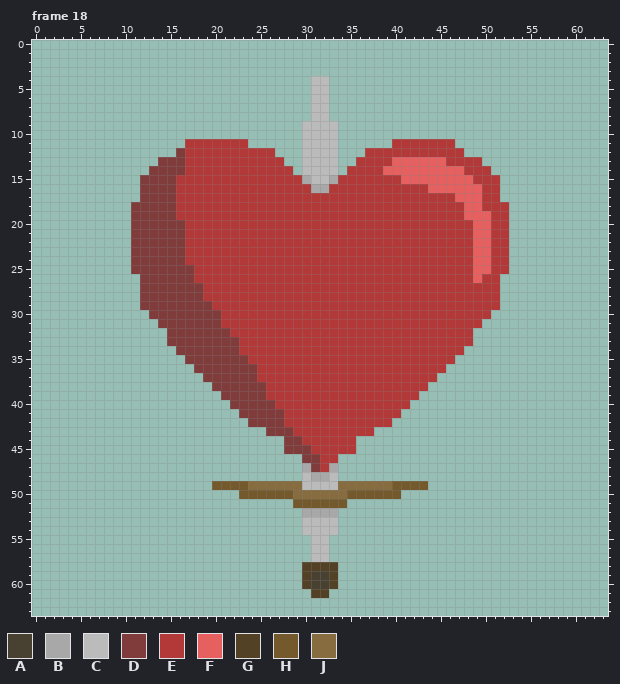
File history of a pixel-art file, Sprites/Items/items.aseprite. That is the earlier state.
64x64 pixels, 27 frames. Colours within 5 levels of each other are drawn and written as one. Shown: frame 18. The commit also changed other frames, which this record leaves out.
Visible layers, top first: "ItemsNew", "Items", "Extra".
Palette (. is transparent): A #484031  B #a8a8a8  C #bbbbbb  D #803b3b  E #b33939  F #e66060  G #524125  H #73592b  J #866c3e
Pixels before, frame 18, first column x 11:
 4 ....................CC....................
 5 ....................CC....................
 6 ....................CC....................
 7 ....................CC....................
 8 ....................CC....................
 9 ...................CCCC...................
10 ...................CCCC...................
11 ......EEEEEEE......CCCC......EEEEEEE......
12 .....DEEEEEEEEEE...CCCC...EEEEEEEEEEE.....
13 ...DDDEEEEEEEEEEE..CCCC..EEEEFFFFFFEEEE...
14 ..DDDDEEEEEEEEEEEE.CCCC.EEEEFFFFFFFFFEEE..
15 .DDDDEEEEEEEEEEEEEEBCCBEEEEEEEFFFFFFFFEEE.
16 .DDDDEEEEEEEEEEEEEEEBBEEEEEEEEEEEFFFFFFEE.
17 .DDDDEEEEEEEEEEEEEEEEEEEEEEEEEEEEEEEFFFEE.
18 DDDDDEEEEEEEEEEEEEEEEEEEEEEEEEEEEEEEEFFEEE
19 DDDDDEEEEEEEEEEEEEEEEEEEEEEEEEEEEEEEEFFFEE
20 DDDDDDEEEEEEEEEEEEEEEEEEEEEEEEEEEEEEEEFFEE
21 DDDDDDEEEEEEEEEEEEEEEEEEEEEEEEEEEEEEEEFFEE
22 DDDDDDEEEEEEEEEEEEEEEEEEEEEEEEEEEEEEEEFFEE
23 DDDDDDEEEEEEEEEEEEEEEEEEEEEEEEEEEEEEEEFFEE
24 DDDDDDEEEEEEEEEEEEEEEEEEEEEEEEEEEEEEEEFFEE
25 DDDDDDDEEEEEEEEEEEEEEEEEEEEEEEEEEEEEEEFFEE
26 .DDDDDDEEEEEEEEEEEEEEEEEEEEEEEEEEEEEEEFEE.
27 .DDDDDDDEEEEEEEEEEEEEEEEEEEEEEEEEEEEEEEEE.
28 .DDDDDDDEEEEEEEEEEEEEEEEEEEEEEEEEEEEEEEEE.
29 .DDDDDDDDEEEEEEEEEEEEEEEEEEEEEEEEEEEEEEEE.
30 ..DDDDDDDDEEEEEEEEEEEEEEEEEEEEEEEEEEEEEE..
31 ...DDDDDDDEEEEEEEEEEEEEEEEEEEEEEEEEEEEE...
32 ....DDDDDDDEEEEEEEEEEEEEEEEEEEEEEEEEEE....
33 ....DDDDDDDDEEEEEEEEEEEEEEEEEEEEEEEEEE....
34 .....DDDDDDDEEEEEEEEEEEEEEEEEEEEEEEEE.....
35 ......DDDDDDDEEEEEEEEEEEEEEEEEEEEEEE......
36 .......DDDDDDDEEEEEEEEEEEEEEEEEEEEE.......
37 ........DDDDDDEEEEEEEEEEEEEEEEEEEE........
38 .........DDDDDDEEEEEEEEEEEEEEEEEE.........
39 ..........DDDDDEEEEEEEEEEEEEEEEE..........
40 ...........DDDDDEEEEEEEEEEEEEEE...........
41 ............DDDDDEEEEEEEEEEEEE............
42 .............DDDDEEEEEEEEEEEE.............
43 ...............DDDEEEEEEEEE...............
44 .................DDEEEEEE.................
45 .................DDDEEEEE.................
46 ...................DDEE...................
47 ...................BDEB...................
48 ...................CBBC...................
49 .........HHHHJJJJJJCCCCJJJJJJHHHH.........
50 ............HHHHHHJJJJJJHHHHHH............
51 ..................HHHHHH..................
52 ...................BBBB...................
53 ...................CCCC...................
54 ...................CCCC...................
55 ....................CC....................
56 ....................CC....................
57 ....................CC....................
58 ...................GGGG...................
59 ...................GAAG...................
60 ...................GAAG...................
61 ....................GG....................
And afterwards:
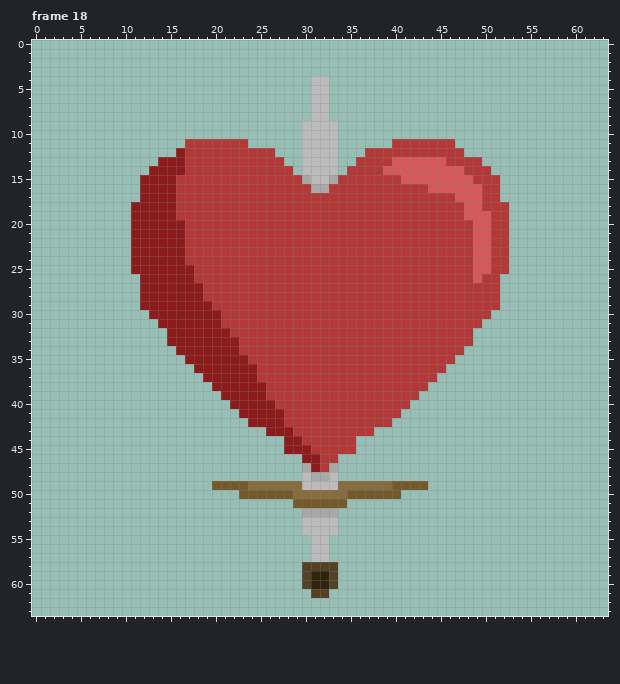
The exact change:
colour A: #484031 -> #2f230f
colour D: #803b3b -> #8c1c1c
colour F: #e66060 -> #d55959
Where, in picture pixels (left, top, right, bottom), the same in both pictures:
changed: (131, 148, 320, 472)
changed: (383, 157, 491, 283)
changed: (311, 571, 329, 589)
